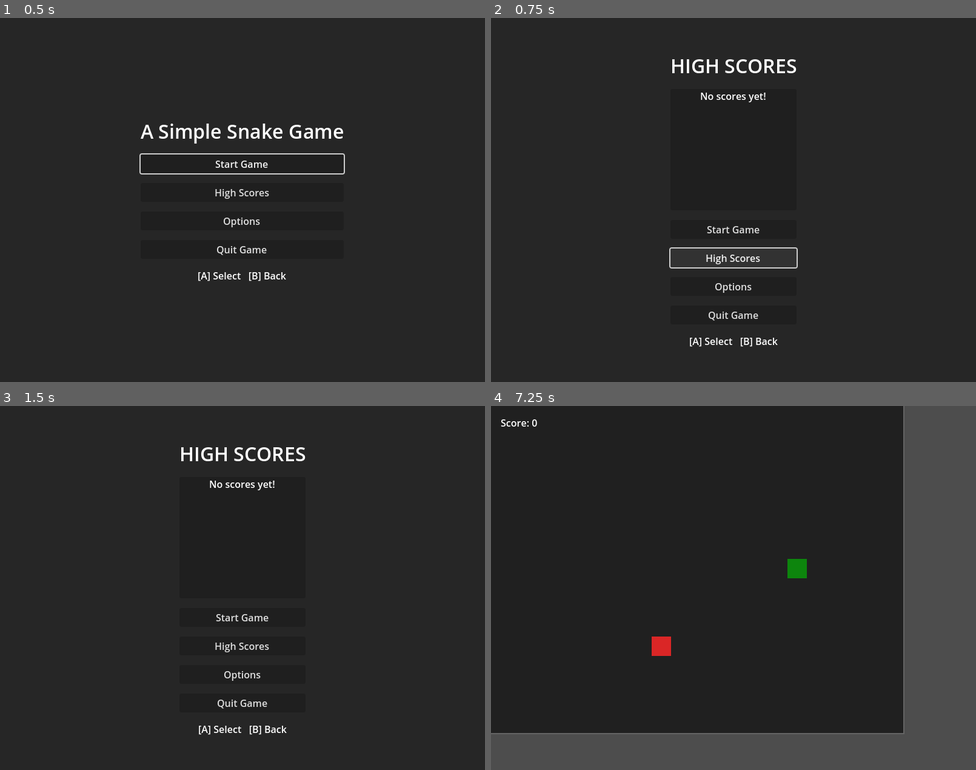
Above: before the commit, frames 1-4 (two rows, left to right).
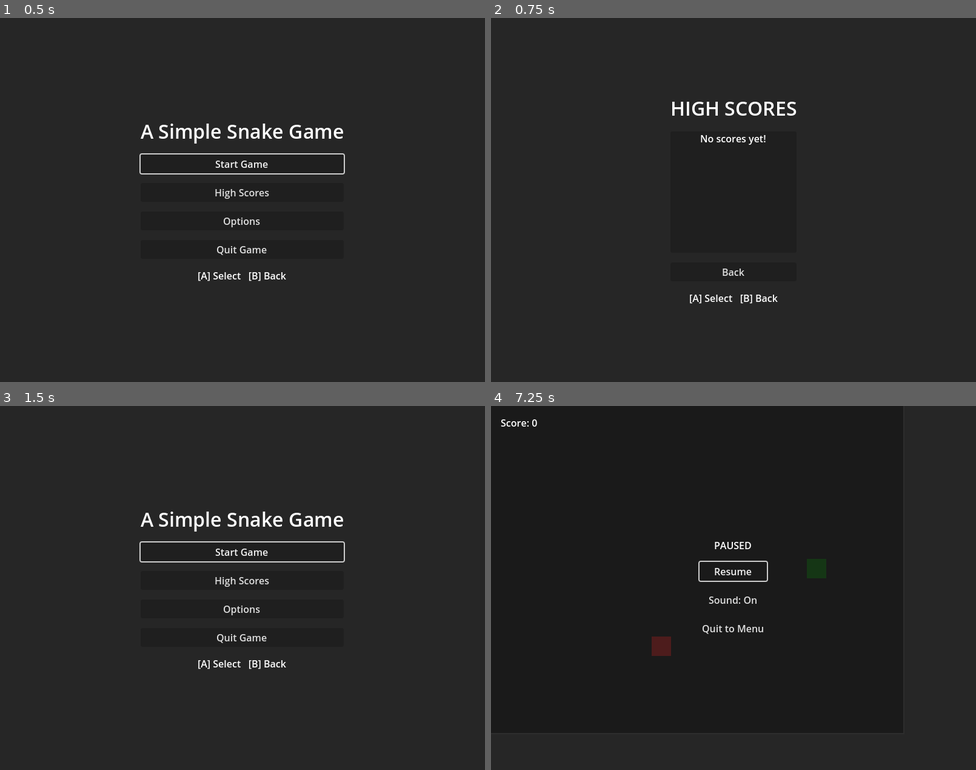
Above: after the commit, the same moments.

Repository: bluehexagons/snake2d
Game: Godot game, scene res://scenes/main/main.tscn
Two runs of this game, one before a commit and one after it. Both use one fixed random seed, a clock stepped at 60 frames per second and the inputs below.
Inputs (mouse positions are in pixels of both pictures, inside the frame that each line leads up to):
- Up to frame 1 (0.5 s): no input
- Up to frame 2 (0.75 s): click "High Scores" at 0.5 s
- Up to frame 3 (1.5 s): click (242, 660) at 1.25 s, where only the run after the commit has a clickable "Back"
- Up to frame 4 (7.25 s): click "Start Game" at 2 s; move the mouse to (840, 569) at 2.77 s; hold Right (right) 2.78-3.53 s; click (840, 569) at 2.92 s; move the mouse to (636, 606) at 3.52 s; hold Down (down) 3.53-4.28 s; move the mouse to (782, 507) at 4.27 s; hold Right (right) 4.28-5.03 s; move the mouse to (709, 660) at 5.02 s; hold Up (ui_up) 5.03-5.78 s; click (709, 660) at 5.17 s; move the mouse to (879, 642) at 5.77 s; hold Left (left) from 5.78 s (still down); tap Space (pause) at 6.4 s; move the mouse to (588, 533) at 6.52 s; tap Escape (ui_cancel) at 7.15 s

Frame 1 is identical in both runs. In frame 2, 2.1% of the frame differs, in the area x 36-64%, y 11-91%; in frame 3, 2.6%; in frame 4, 25%, in the area x 0-100%, y 0-100%.

Commit message:
(w/AI) Split high scores screen

Diff:
--- a/scenes/main/main.gd
+++ b/scenes/main/main.gd
@@ -23,12 +23,12 @@
 var score_display_label: Label
 var camera: Camera2D
 var paused := false
-var high_score := 0
 var in_game := false
 var in_options_menu := false
 
 # Platform detection for mobile UI
 var is_mobile := false
+var in_high_scores_menu := false
 
 func _ready():
 	set_process_mode(Node.PROCESS_MODE_ALWAYS)
@@ -45,7 +45,6 @@
 				high_scores.append(val)
 
 	high_scores.sort_custom(func(a, b): return a > b)  # Sort descending
-	high_score = high_scores[0] if not high_scores.is_empty() else 0
 
 	# Connect main menu buttons
 	var main_menu := $UILayer/MainMenu
@@ -68,6 +67,10 @@
 	# Connect options menu signals
 	var options_menu := $UILayer/OptionsMenu
 	options_menu.options_closed.connect(_on_options_back_pressed)
+
+	# Connect high scores menu signals
+	var high_scores_menu := $UILayer/HighScoresMenu
+	high_scores_menu.high_scores_closed.connect(_on_high_scores_back_pressed)
 
 	# Connect pause menu buttons
 	var pause_menu := $UILayer/PauseMenu
@@ -107,8 +110,6 @@
 	$UILayer/OptionsMenu.visible = false
 	$UILayer/ScoreLabel.visible = false
 	game_world.visible = false  # Using our cached reference instead
-
-	_update_scores_display(false)  # Initialize scores display
 
 	# Connect focus sounds to all buttons
 	for button in _get_all_buttons():
@@ -138,6 +139,9 @@
 		$UILayer/PauseMenu/VBoxContainer/ResumeButton.grab_focus()
 	elif $UILayer/GameOverContainer.visible:
 		$UILayer/GameOverContainer/VBoxContainer/RestartButton.grab_focus()
+	elif $UILayer/HighScoresMenu.visible:
+		$UILayer/HighScoresMenu.grab_focus()
+
 
 func _on_start_pressed() -> void:
 	get_tree().paused = false
@@ -182,35 +186,20 @@
 		Input.mouse_mode = Input.MOUSE_MODE_VISIBLE
 
 func _on_scores_pressed() -> void:
-	_update_scores_display(true)
-
-func _update_scores_display(show_container: bool) -> void:
-	var title_label := $UILayer/MainMenu/VBoxContainer/TitleLabel
-	var scores_container := $UILayer/MainMenu/VBoxContainer/ScoresContainer
-	var scores_list := $UILayer/MainMenu/VBoxContainer/ScoresContainer/ScrollContainer/ScoresList
-
-	# Clear existing score labels
-	for child in scores_list.get_children():
-		child.queue_free()
-
-	if show_container:
-		title_label.text = "HIGH SCORES"
-		scores_container.visible = true
-
-		if high_scores.is_empty():
-			var empty_label := Label.new()
-			empty_label.text = "No scores yet!"
-			empty_label.horizontal_alignment = HORIZONTAL_ALIGNMENT_CENTER
-			scores_list.add_child(empty_label)
-		else:
-			for i in high_scores.size():
-				var score_label := Label.new()
-				score_label.text = "%d. %d" % [i + 1, high_scores[i]]
-				score_label.horizontal_alignment = HORIZONTAL_ALIGNMENT_CENTER
-				scores_list.add_child(score_label)
-	else:
-		title_label.text = "A Simple Snake Game"
-		scores_container.visible = false
+	AudioManager.play_click()
+	$UILayer/MainMenu.visible = false
+	var high_scores_menu = $UILayer/HighScoresMenu
+	high_scores_menu.visible = true
+	high_scores_menu.update_scores(high_scores)
+	in_high_scores_menu = true
+	_update_menu_focus()
+
+func _on_high_scores_back_pressed() -> void:
+	$UILayer/HighScoresMenu.visible = false
+	$UILayer/MainMenu.visible = true
+	$UILayer/MainMenu.grab_focus()
+	in_high_scores_menu = false
+	_update_menu_focus()
 
 func _on_quit_game_pressed() -> void:
 	# Ensure mouse is free before showing dialog
@@ -235,7 +224,6 @@
 	$UILayer/PauseMenu.visible = false
 	$UILayer/ScoreLabel.visible = false
 	game_world.visible = false
-	_update_scores_display(false)
 	_update_menu_focus()
 
 func _cleanup_game() -> void:
@@ -280,8 +268,6 @@
 	var file := FileAccess.open("user://highscore.dat", FileAccess.WRITE)
 	for score_value in high_scores:
 		file.store_32(score_value)
-
-	high_score = high_scores[0] if not high_scores.is_empty() else 0
 
 	# Update game over UI and background
 	$UIBackground.visible = true
@@ -304,19 +290,6 @@
 		var focused := get_viewport().gui_get_focus_owner()
 		if not focused:
 			_update_menu_focus()
-
-	# Handle back button in menus
-	if Input.is_action_just_pressed("ui_cancel"):
-		if $UILayer/GameOverContainer.visible:
-			_on_quit_to_menu_pressed()
-		elif $UILayer/PauseMenu.visible:
-			_on_resume_pressed()
-		elif $UILayer/OptionsMenu.visible:
-			_on_options_back_pressed()
-		elif not in_game:
-			_on_quit_game_pressed()
-		else:
-			_toggle_pause()
 
 	# Handle pause input during gameplay
 	if in_game and not paused and Input.is_action_just_pressed("pause"):
@@ -370,8 +343,12 @@
 		Vector2.ZERO
 	]
 
-func _toggle_pause() -> void:
-	paused = !paused
+func _set_paused(paused_state: bool) -> void:
+	if paused_state == paused:
+		return
+
+	paused = paused_state
+
 	get_tree().paused = paused
 
 	# Explicitly pause/unpause game elements through GameManager
@@ -382,9 +359,24 @@
 	$UILayer/PauseMenu.visible = paused
 	_update_menu_focus()
 
+func _toggle_pause() -> void:
+	_set_paused(not paused)
+
 func _on_resume_pressed() -> void:
 	_toggle_pause()
 
 func _on_sound_toggled() -> void:
 	AudioManager.toggle_mute()
 	$UILayer/PauseMenu/VBoxContainer/SoundButton.text = "Sound: " + ("Off" if AudioManager.is_muted else "On")
+
+func _unhandled_input(event: InputEvent) -> void:
+	if event.is_action_pressed("ui_cancel"):
+		if in_high_scores_menu:
+			_on_high_scores_back_pressed()
+			get_viewport().set_input_as_handled()
+		elif in_options_menu:
+			_on_options_back_pressed()
+			get_viewport().set_input_as_handled()
+		elif in_game and not paused:
+			_set_paused(true)
+			get_viewport().set_input_as_handled()
--- a/scenes/main/main.tscn
+++ b/scenes/main/main.tscn
@@ -1,10 +1,11 @@
-[gd_scene load_steps=6 format=3 uid="uid://mainscene"]
+[gd_scene load_steps=7 format=3 uid="uid://mainscene"]
 
 [ext_resource type="Script" uid="uid://dpirjktyb5x33" path="res://scenes/main/main.gd" id="1_tyq8r"]
 [ext_resource type="PackedScene" uid="uid://pausemenu" path="res://scenes/ui/pause_menu.tscn" id="2_pause"]
 [ext_resource type="PackedScene" uid="uid://mainmenu" path="res://scenes/ui/main_menu.tscn" id="3_mainmenu"]
 [ext_resource type="Script" uid="uid://cwxedntvwg1wx" path="res://scenes/main/gameplay.gd" id="4_5upsq"]
 [ext_resource type="PackedScene" uid="uid://optionsmenu" path="res://scenes/ui/options_menu.tscn" id="5_options"]
+[ext_resource type="PackedScene" uid="uid://bmg65xy5c6ubo" path="res://scenes/ui/high_scores_menu.tscn" id="6_highscores"]
 
 [node name="Main" type="Control"]
 layout_mode = 3
@@ -76,6 +77,9 @@
 [node name="OptionsMenu" parent="UILayer" instance=ExtResource("5_options")]
 visible = false
 
+[node name="HighScoresMenu" parent="UILayer" instance=ExtResource("6_highscores")]
+visible = false
+
 [node name="PauseMenu" parent="UILayer" instance=ExtResource("2_pause")]
 visible = false
 
--- /dev/null
+++ b/scenes/ui/high_scores_menu.gd
@@ -0,0 +1,30 @@
+extends CenterContainer
+
+signal high_scores_closed
+
+@onready var scores_list: VBoxContainer = %ScoresList
+@onready var back_button: Button = $VBoxContainer/BackButton
+
+func _ready() -> void:
+	back_button.pressed.connect(_on_back_pressed)
+	back_button.button_down.connect(AudioManager.play_click)
+	back_button.focus_entered.connect(AudioManager.play_focus)
+
+func update_scores(scores: Array[int]) -> void:
+	for child in scores_list.get_children():
+		child.queue_free()
+
+	if scores.is_empty():
+		var empty_label := Label.new()
+		empty_label.text = "No scores yet!"
+		empty_label.horizontal_alignment = HORIZONTAL_ALIGNMENT_CENTER
+		scores_list.add_child(empty_label)
+	else:
+		for i in scores.size():
+			var score_label := Label.new()
+			score_label.text = "%d. %d" % [i + 1, scores[i]]
+			score_label.horizontal_alignment = HORIZONTAL_ALIGNMENT_CENTER
+			scores_list.add_child(score_label)
+
+func _on_back_pressed() -> void:
+	high_scores_closed.emit()
--- /dev/null
+++ b/scenes/ui/high_scores_menu.tscn
@@ -0,0 +1,51 @@
+[gd_scene load_steps=2 format=3 uid="uid://bmg65xy5c6ubo"]
+
+[ext_resource type="Script" uid="uid://ux4byctytxd7" path="res://scenes/ui/high_scores_menu.gd" id="1_abcde"]
+
+[node name="HighScoresMenu" type="CenterContainer"]
+process_mode = 2
+anchors_preset = 15
+anchor_right = 1.0
+anchor_bottom = 1.0
+grow_horizontal = 2
+grow_vertical = 2
+script = ExtResource("1_abcde")
+
+[node name="VBoxContainer" type="VBoxContainer" parent="."]
+layout_mode = 2
+focus_mode = 2
+theme_override_constants/separation = 16
+
+[node name="TitleLabel" type="Label" parent="VBoxContainer"]
+layout_mode = 2
+theme_override_font_sizes/font_size = 32
+text = "HIGH SCORES"
+horizontal_alignment = 1
+
+[node name="ScoresContainer" type="PanelContainer" parent="VBoxContainer"]
+custom_minimum_size = Vector2(200, 200)
+layout_mode = 2
+
+[node name="ScrollContainer" type="ScrollContainer" parent="VBoxContainer/ScoresContainer"]
+layout_mode = 2
+horizontal_scroll_mode = 0
+
+[node name="ScoresList" type="VBoxContainer" parent="VBoxContainer/ScoresContainer/ScrollContainer"]
+unique_name_in_owner = true
+layout_mode = 2
+size_flags_horizontal = 3
+theme_override_constants/separation = 8
+
+[node name="BackButton" type="Button" parent="VBoxContainer"]
+layout_mode = 2
+focus_neighbor_top = NodePath("../ScoresContainer")
+text = "Back"
+
+[node name="ButtonHints" type="HBoxContainer" parent="VBoxContainer"]
+layout_mode = 2
+alignment = 1
+
+[node name="Label" type="Label" parent="VBoxContainer/ButtonHints"]
+layout_mode = 2
+text = "[A] Select   [B] Back"
+horizontal_alignment = 1
--- a/scenes/ui/main_menu.tscn
+++ b/scenes/ui/main_menu.tscn
@@ -18,19 +18,6 @@
 theme_override_font_sizes/font_size = 32
 text = "A Simple Snake Game"
 horizontal_alignment = 1
-
-[node name="ScoresContainer" type="PanelContainer" parent="VBoxContainer"]
-custom_minimum_size = Vector2(200, 200)
-layout_mode = 2
-
-[node name="ScrollContainer" type="ScrollContainer" parent="VBoxContainer/ScoresContainer"]
-layout_mode = 2
-horizontal_scroll_mode = 0
-
-[node name="ScoresList" type="VBoxContainer" parent="VBoxContainer/ScoresContainer/ScrollContainer"]
-layout_mode = 2
-size_flags_horizontal = 3
-theme_override_constants/separation = 8
 
 [node name="StartButton" type="Button" parent="VBoxContainer"]
 layout_mode = 2
Not shown, added: scenes/ui/high_scores_menu.gd.uid
